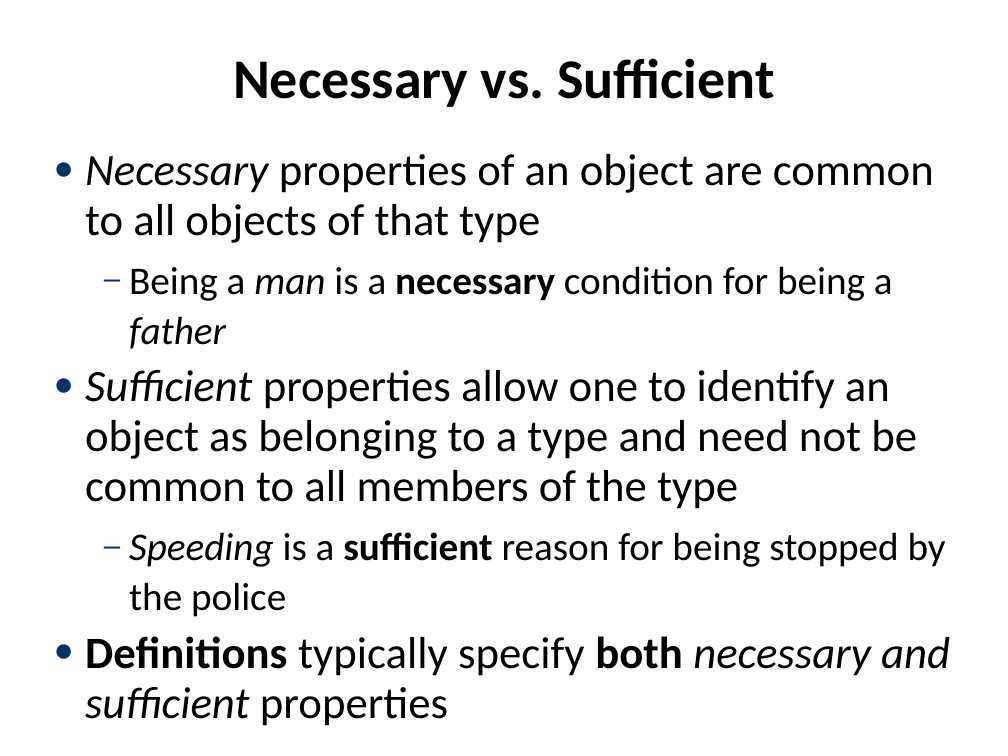
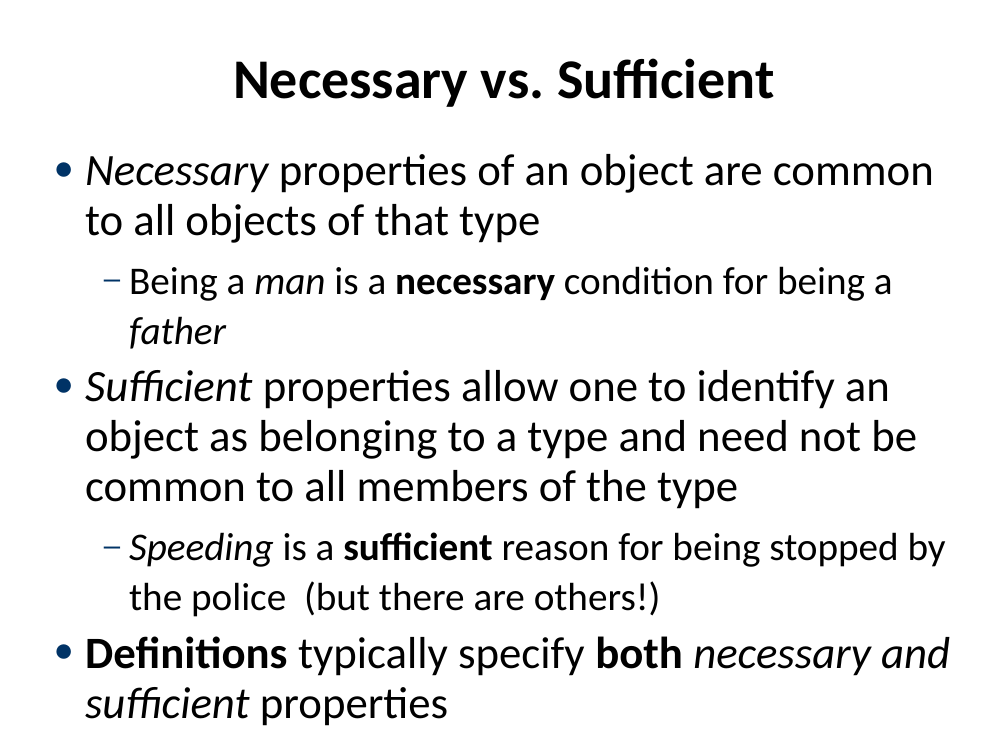
Before and after one commit to UMBC-CMSC-491-691-F19-Knowledge-Graphs/class_material, a slide deck: slide 18 of notes/08_dl/08dl.pptx (slide 17 before the commit). Drawn at 1008x756 pixels with LibreOffice and Linux fonts; fonts in the diff are those of the drawing. Boxes give left, top, right and bottom in pixels: in the first picture for what was removed or moved away, otherwise in the second. Text is boxed around its words. In the diff, an @@ line names an element or a change of style, - is before the commit and + after.

```diff
--- a/notes/08_dl/08dl.pptx
+++ b/notes/08_dl/08dl.pptx
@@ text at (129, 532, 946, 617): text changed @@
-  – Speeding is a sufficient reason for being stopped by the police
+  – Speeding is a sufficient reason for being stopped by the police (but there are others!)
```
Also in this commit, not shown: 15 other slides changed, 3 slides added, 3 other files.
